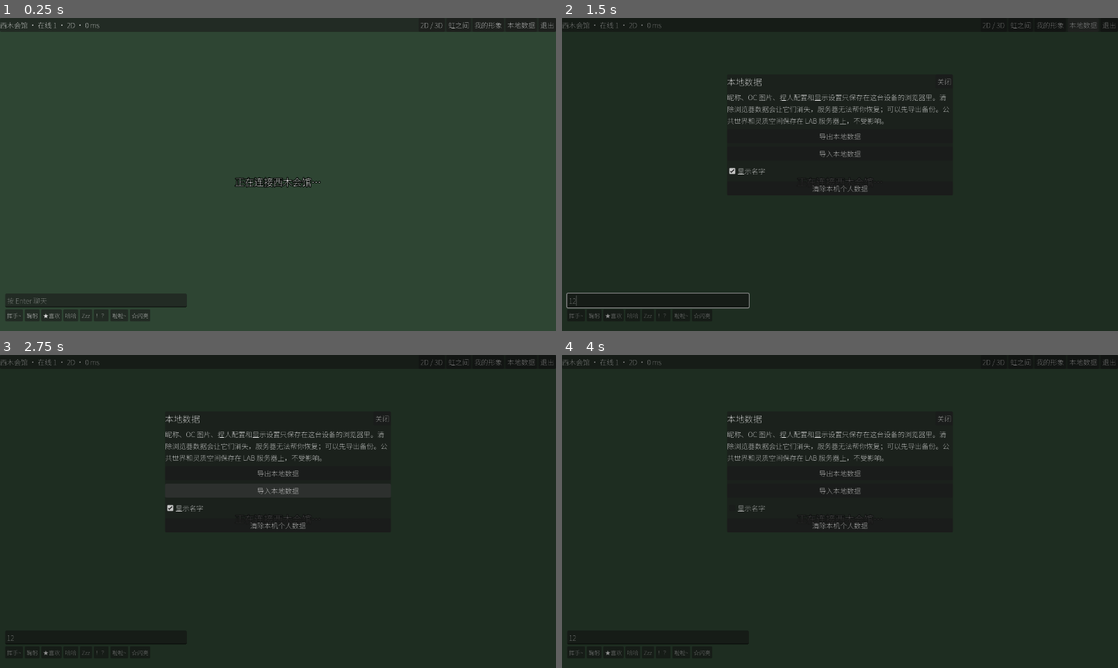
Above: before the commit, frames 1-4 (two rows, left to right).
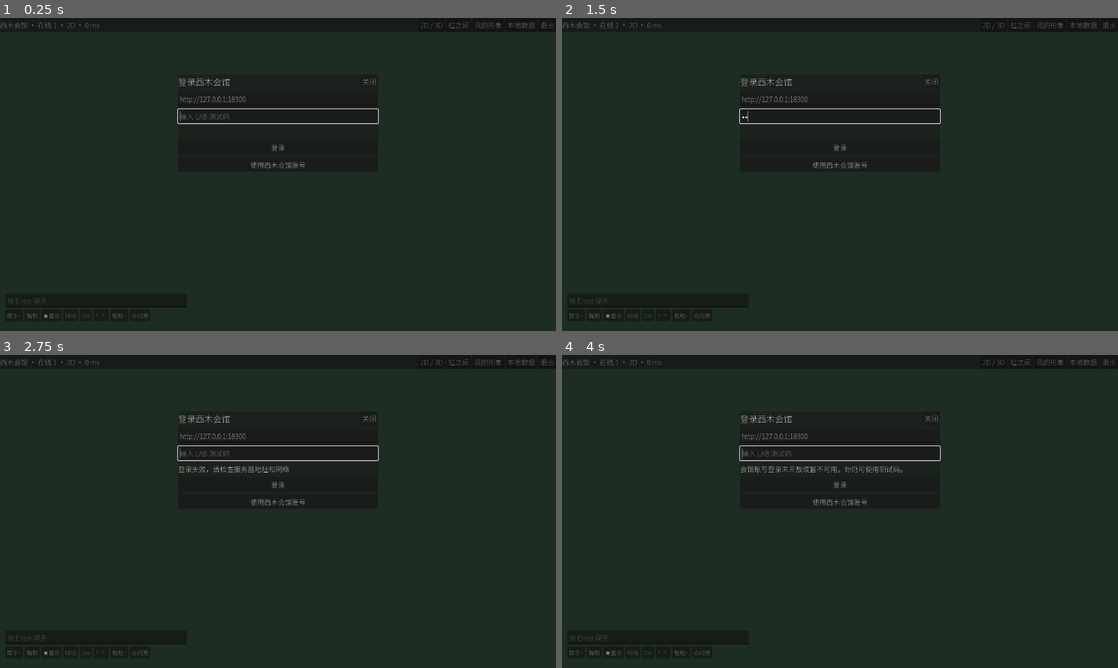
Above: after the commit, the same moments.

Repository: iridescent1208234593-debug/Gate-of-All-Beings
Game: Godot game, scene res://scenes/main.tscn
Two runs of this game, one before a commit and one after it. Both use one fixed random seed, a clock stepped at 60 frames per second and the inputs below.
Inputs (mouse positions are in pixels of both pictures, inside the frame that each line leads up to):
- Up to frame 1 (0.25 s): no input
- Up to frame 2 (1.5 s): click (656, 299) at 0.52 s; type "12" at 0.6 s; click "本地数据" at 1.25 s
- Up to frame 3 (2.75 s): click (278, 483) at 2 s, where only the run after the commit has a clickable "登录"
- Up to frame 4 (4 s): click (840, 502) at 2.75 s, where only the run after the commit has a clickable "使用西木会馆账号"; click "2D / 3D" at 3.5 s

The runs differ from the first frame. In frame 1, 12% of the frame differs, in the area x 0-100%, y 1-96%; in frame 2, 2.0%; in frame 3, 2.0%; in frame 4, 2.0%.

Commit message:
feat(huiguan-lab): prepare Windows and Android account sign-in

Diff:
--- a/apps/huiguan-lab/client/scripts/main.gd
+++ b/apps/huiguan-lab/client/scripts/main.gd
@@ -56,6 +56,10 @@
 	_apply_view()
 	Net.message.connect(_on_message)
 	Net.state_changed.connect(_on_net_state)
+	Net.account_link_prompt.connect(_show_account_link)
+	Net.account_link_result.connect(func(ok: bool):
+		_clear_panels()
+		toast("已绑定，游戏进度不变。" if ok else "未绑定。此测试码可能不在迁移名单，或会馆授权未完成。"))
 	for arg in OS.get_cmdline_user_args():
 		if arg.begins_with("--lab-auto="):
 			auto_actions = Array(arg.trim_prefix("--lab-auto=").split(";"))
@@ -319,6 +323,7 @@
 		if not WebBridge.file_picked.is_connected(_on_file_picked):
 			WebBridge.file_picked.connect(_on_file_picked)
 		WebBridge.pick_file("application/json,.json"))
+	_add_button(box, "绑定旧测试码进度", _confirm_account_link)
 	var names := CheckBox.new(); names.text = "显示名字"; names.button_pressed = Profile.show_names
 	names.toggled.connect(func(on): Profile.show_names = on; Profile.save_local())
 	box.add_child(names)
@@ -330,9 +335,59 @@
 		_open_setup())
 
 
+func _confirm_account_link() -> void:
+	var box := _panel("绑定旧测试码进度", 520)
+	var note := Label.new()
+	note.autowrap_mode = TextServer.AUTOWRAP_WORD_SMART
+	note.custom_minimum_size.x = 455
+	note.text = "绑定成功后，旧进度和 OC 归入会馆账号；旧测试码不再单独登录。已有两个档案时不会合并。"
+	box.add_child(note)
+	_add_button(box, "确认开始绑定", func():
+		if WebBridge.is_web():
+			JavaScriptBridge.get_interface("window").open("/account-link", "_self")
+		else:
+			Net.login_account_native(Net.http_base(), true))
+
+
+func _show_account_link(match_code: String) -> void:
+	var box := _panel("到会馆确认绑定，匹配码：" + match_code, 500)
+	_add_button(box, "打开会馆网站", func(): OS.shell_open(Net.account_approval_url))
+	_add_button(box, "取消", func():
+		Net.cancel_account_login(true)
+		_clear_panels())
+
+
 func _logout() -> void:
-	Net.close()
-	WebBridge.logout()
+	if WebBridge.is_web():
+		Net.close()
+		WebBridge.logout()
+	elif not Net.cookie.is_empty():
+		Net.logout_native()
+
+
+func _native_login_form(detail: String) -> void:
+	var box := _panel("登录西木会馆", 460.0)
+	panel_holder.move_to_front()
+	var server := LineEdit.new()
+	server.name = "NativeServer"
+	server.placeholder_text = "服务器地址（https://…）"
+	server.text = Net.http_base()
+	box.add_child(server)
+	var code := LineEdit.new()
+	code.name = "NativeCode"
+	code.placeholder_text = "输入 LAB 测试码"
+	code.secret = true
+	code.max_length = 64
+	box.add_child(code)
+	var hint := Label.new()
+	hint.text = detail
+	hint.autowrap_mode = TextServer.AUTOWRAP_WORD_SMART
+	box.add_child(hint)
+	var submit := func(): Net.login_native(server.text, code.text)
+	_add_button(box, "登录", submit, "NativeLogin")
+	code.text_submitted.connect(func(_value): submit.call())
+	_add_button(box, "使用西木会馆账号", func(): Net.login_account_native(server.text), "NativeAccountLogin")
+	code.grab_focus()
 
 
 # ------------------------------------------------------------------ spaces
@@ -394,12 +449,30 @@
 # ------------------------------------------------------------------ messages
 func _on_net_state(state: String, detail: String) -> void:
 	match state:
+		"login":
+			welcomed = false
+			hud.layer = 20
+			status_label.visible = false
+			_native_login_form(detail)
+		"account_approval":
+			welcomed = false
+			hud.layer = 20
+			var box := _panel("请在会馆网站确认，并输入匹配码：" + Net.account_match_code, 460.0)
+			_add_button(box, "打开会馆网站", func(): OS.shell_open(Net.account_approval_url))
+			_add_button(box, "取消", Net.cancel_account_login)
+		"authenticating", "logging_out":
+			welcomed = false
+			hud.layer = 20
+			_panel("正在登录…" if state == "authenticating" else "正在退出…", 460.0)
 		"connecting", "reconnecting":
 			status_label.text = "正在连接西木会馆…" if not connected_once else "连接中断，正在重连…"
 			status_label.visible = true
 		"open":
 			connected_once = true
 		"unauthorized":
+			if not WebBridge.is_web():
+				Net.require_login("会话已失效，请重新登录。")
+				return
 			status_label.text = "测试码已失效或会话已过期，请重新输入测试码"
 			status_label.visible = true
 			await get_tree().create_timer(2.0).timeout
@@ -409,6 +482,7 @@
 func _on_message(m: Dictionary) -> void:
 	match m.get("t"):
 		"welcome":
+			_clear_panels()
 			welcomed = true
 			status_label.visible = false
 			world.me_pid = m["pid"]
--- a/apps/huiguan-lab/client/scripts/net.gd
+++ b/apps/huiguan-lab/client/scripts/net.gd
@@ -5,6 +5,8 @@
 
 signal message(msg: Dictionary)
 signal state_changed(state: String, detail: String)
+signal account_link_prompt(match_code: String)
+signal account_link_result(ok: bool)
 
 const VERSION := "lab-client-2.0.0"
 var socket := WebSocketPeer.new()
@@ -17,6 +19,9 @@
 var _ping_sent := {}
 var rtt_ms := 0.0
 var stopped := false
+var account_approval_url := ""
+var account_match_code := ""
+var account_flow := 0
 
 
 func _ready() -> void:
@@ -31,17 +36,20 @@
 		var scheme := "wss://" if str(loc.protocol) == "https:" else "ws://"
 		url = scheme + str(loc.host) + "/ws"
 	if url == "":
-		url = "ws://127.0.0.1:18300/ws"
+		url = "ws://127.0.0.1:18300/ws" if OS.has_feature("editor") else "wss://pc-lab.iridescently.cn/ws"
 
 
 func connect_to_server() -> void:
+	if not OS.has_feature("web") and cookie.is_empty():
+		require_login("")
+		return
 	stopped = false
 	socket = WebSocketPeer.new()
 	socket.inbound_buffer_size = 4 * 1024 * 1024
 	socket.outbound_buffer_size = 4 * 1024 * 1024
 	socket.max_queued_packets = 4096
 	if cookie != "" and not OS.has_feature("web"):
-		socket.handshake_headers = PackedStringArray(["Cookie: " + cookie])
+		socket.handshake_headers = PackedStringArray(["Cookie: " + cookie, "Origin: " + http_base()])
 	var err := socket.connect_to_url(url)
 	_set_state("connecting", url if err == OK else "connect error %d" % err)
 
@@ -49,6 +57,188 @@
 func close() -> void:
 	stopped = true
 	socket.close(1000, "bye")
+
+
+func http_base() -> String:
+	return url.trim_suffix("/ws").replace("wss://", "https://").replace("ws://", "http://")
+
+
+func require_login(detail: String) -> void:
+	close()
+	cookie = ""
+	_retries = 0
+	_set_state("login", detail)
+
+
+func _native_request(base: String, path: String, method: HTTPClient.Method, headers: PackedStringArray, body := "") -> Array:
+	var http := HTTPRequest.new()
+	http.timeout = 8.0
+	http.max_redirects = 0
+	add_child(http)
+	var response: Array = []
+	if http.request(base + path, headers, method, body) == OK:
+		response = await http.request_completed
+	http.queue_free()
+	return response
+
+
+func login_native(base: String, code: String) -> void:
+	if OS.has_feature("web") or state != "login":
+		return
+	base = base.strip_edges().trim_suffix("/")
+	var endpoint := RegEx.new()
+	endpoint.compile("^https://[a-zA-Z0-9.-]+(:[0-9]{1,5})?$|^http://(127\\.0\\.0\\.1|localhost)(:[0-9]{1,5})?$")
+	if not endpoint.search(base):
+		_set_state("login", "请输入 HTTPS 服务器地址。本机调试可使用 http://127.0.0.1:端口")
+		return
+	if code.strip_edges().is_empty():
+		_set_state("login", "请输入测试码")
+		return
+	url = base.replace("https://", "wss://").replace("http://", "ws://") + "/ws"
+	_set_state("authenticating")
+	var reply := await _native_request(base, "/api/login", HTTPClient.METHOD_POST,
+			PackedStringArray(["Content-Type: application/json", "Origin: " + base]), JSON.stringify({"code": code.strip_edges()}))
+	if state != "authenticating":
+		return
+	if not reply.is_empty() and reply[0] == HTTPRequest.RESULT_SUCCESS:
+		match int(reply[1]):
+			200:
+				for header: String in reply[2]:
+					if header.to_lower().begins_with("set-cookie:"):
+						var pair := header.substr(header.find(":") + 1).strip_edges().get_slice(";", 0)
+						if pair.begins_with("zszm_lab_session=") and pair.length() > "zszm_lab_session=".length():
+							cookie = pair
+							connect_to_server()
+							return
+			401:
+				_set_state("login", "测试码无效或已停用")
+				return
+			429:
+				_set_state("login", "尝试次数过多，请稍后重试")
+				return
+	_set_state("login", "登录失败，请检查服务器地址和网络")
+
+
+func _account_result(reply: Array) -> Dictionary:
+	if reply.is_empty() or reply[0] != HTTPRequest.RESULT_SUCCESS or reply[1] != 200:
+		return {}
+	var parsed = JSON.parse_string(reply[3].get_string_from_utf8())
+	return parsed if parsed is Dictionary else {}
+
+
+func cancel_account_login(linking := false) -> void:
+	account_flow += 1
+	account_approval_url = ""
+	account_match_code = ""
+	if not linking:
+		require_login("")
+
+
+func login_account_native(base: String, linking := false) -> void:
+	if OS.has_feature("web") or (state != "open" if linking else state != "login"):
+		return
+	base = base.strip_edges().trim_suffix("/")
+	if base != "https://pc-lab.iridescently.cn" and not (OS.is_debug_build() and base.begins_with("http://127.0.0.1:") and base == http_base()):
+		if linking:
+			account_link_result.emit(false)
+		else:
+			_set_state("login", "会馆账号登录仅支持官方 LAB。")
+		return
+	var endpoint := RegEx.new()
+	endpoint.compile("^https://[a-zA-Z0-9.-]+(:[0-9]{1,5})?$|^http://(127\\.0\\.0\\.1|localhost)(:[0-9]{1,5})?$")
+	if not endpoint.search(base):
+		_set_state("login", "会馆账号登录需要 HTTPS LAB 地址。")
+		return
+	account_flow += 1
+	var attempt := account_flow
+	var mode := "link" if linking else "login"
+	if not linking:
+		_set_state("authenticating")
+	var headers := PackedStringArray(["Content-Type: application/json", "Origin: " + base])
+	if linking:
+		headers.append("Cookie: " + cookie)
+	var reply := await _native_request(base, "/api/account/start", HTTPClient.METHOD_POST, headers, JSON.stringify({"mode": mode}))
+	if attempt != account_flow:
+		return
+	var data := _account_result(reply)
+	var approver := RegEx.new()
+	var prod := "https://huiguan\\.iridescently\\.(cn|xyz)"
+	var loopback := "|http://127\\.0\\.0\\.1:[0-9]{1,5}" if OS.is_debug_build() and base.begins_with("http://127.0.0.1:") else ""
+	approver.compile("^(" + prod + loopback + ")/api/lab-auth/approve\\?request_id=[A-Za-z0-9_-]{12,200}$")
+	var approval := str(data.get("approval_url", ""))
+	var matches := RegEx.new()
+	matches.compile("^[0-9]{6}$")
+	var key := str(data.get("poll_key", ""))
+	var ttl := clampi(int(data.get("expires_in", 0)), 0, 600)
+	if not approver.search(approval) or not matches.search(str(data.get("match_code", ""))) or key.length() != 43 or ttl < 1:
+		if linking:
+			account_link_result.emit(false)
+			return
+		_set_state("login", "会馆账号登录未开放或暂不可用。你仍可使用测试码。")
+		return
+	account_approval_url = approval
+	account_match_code = str(data["match_code"])
+	if linking:
+		account_link_prompt.emit(account_match_code)
+	else:
+		_set_state("account_approval")
+	var until := Time.get_ticks_msec() + ttl * 1000
+	while attempt == account_flow and Time.get_ticks_msec() < until:
+		await get_tree().create_timer(2.5).timeout
+		if attempt != account_flow:
+			return
+		reply = await _native_request(base, "/api/account/poll", HTTPClient.METHOD_POST, headers,
+				JSON.stringify({"mode": mode, "poll_key": key}))
+		if attempt != account_flow:
+			return
+		data = _account_result(reply)
+		if data.get("status") == "pending":
+			continue
+		if data.get("status") == "ok":
+			for header: String in reply[2]:
+				if header.to_lower().begins_with("set-cookie:"):
+					var pair := header.substr(header.find(":") + 1).strip_edges().get_slice(";", 0)
+					if pair.begins_with("zszm_lab_session=") and pair.length() > "zszm_lab_session=".length():
+						account_approval_url = ""
+						account_match_code = ""
+						url = base.replace("https://", "wss://").replace("http://", "ws://") + "/ws"
+						cookie = pair
+						if linking:
+							socket.close(1000, "linked")
+							account_link_result.emit(true)
+						connect_to_server()
+						return
+		break
+	account_approval_url = ""
+	account_match_code = ""
+	if linking:
+		account_link_result.emit(false)
+		return
+	_set_state("login", "授权未完成、已拒绝或已过期，请重试。")
+
+
+func logout_native() -> void:
+	var session_cookie := cookie
+	var base := http_base()
+	close()
+	cookie = ""
+	_set_state("logging_out")
+	var reply := await _native_request(base, "/api/logout", HTTPClient.METHOD_POST,
+			PackedStringArray(["Cookie: " + session_cookie]))
+	var acknowledged: bool = not reply.is_empty() and reply[0] == HTTPRequest.RESULT_SUCCESS and reply[1] == 200
+	require_login("已退出会馆" if acknowledged else "本机已退出，服务器暂时无法确认会话注销")
+
+
+func _retry_native() -> void:
+	# A rejected HTTP upgrade has no WebSocket close code. Check the same session before retrying.
+	_set_state("checking_session")
+	var reply := await _native_request(http_base(), "/api/me", HTTPClient.METHOD_GET, PackedStringArray(["Cookie: " + cookie]))
+	if state != "checking_session":
+		return
+	if not reply.is_empty() and reply[0] == HTTPRequest.RESULT_SUCCESS and reply[1] == 401:
+		require_login("会话已过期或测试码已停用，请重新登录")
+		return
+	connect_to_server()
 
 
 func send(msg: Dictionary) -> void:
@@ -96,7 +286,10 @@
 				_retry_at = Time.get_ticks_msec() / 1000.0 + min(10.0, 0.5 * pow(2.0, _retries))
 		if not stopped and state == "closed" and Time.get_ticks_msec() / 1000.0 > _retry_at:
 			_set_state("reconnecting", "attempt %d" % _retries)
-			connect_to_server()
+			if OS.has_feature("web"):
+				connect_to_server()
+			else:
+				_retry_native()
 
 
 func _on_pong(msg: Dictionary) -> void:
Not shown, changed: apps/huiguan-lab/client/export_presets.cfg
Not shown, added: apps/huiguan-lab/docs/NATIVE-ACCOUNT-PILOT.md
